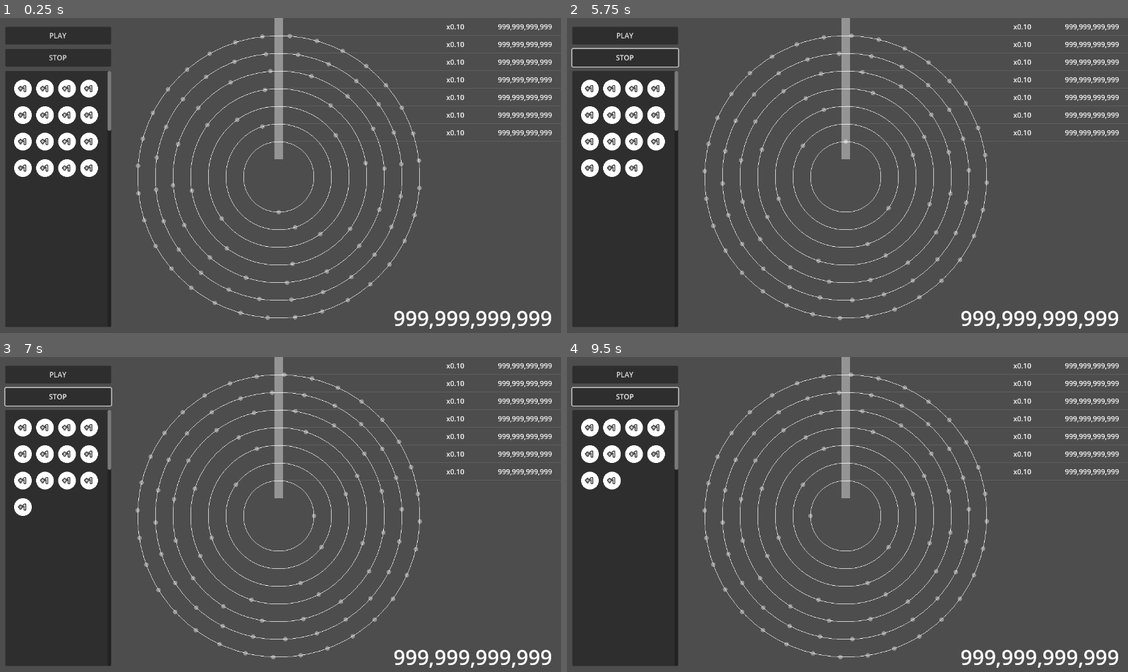
Above: before the commit, frames 1-4 (two rows, left to right).
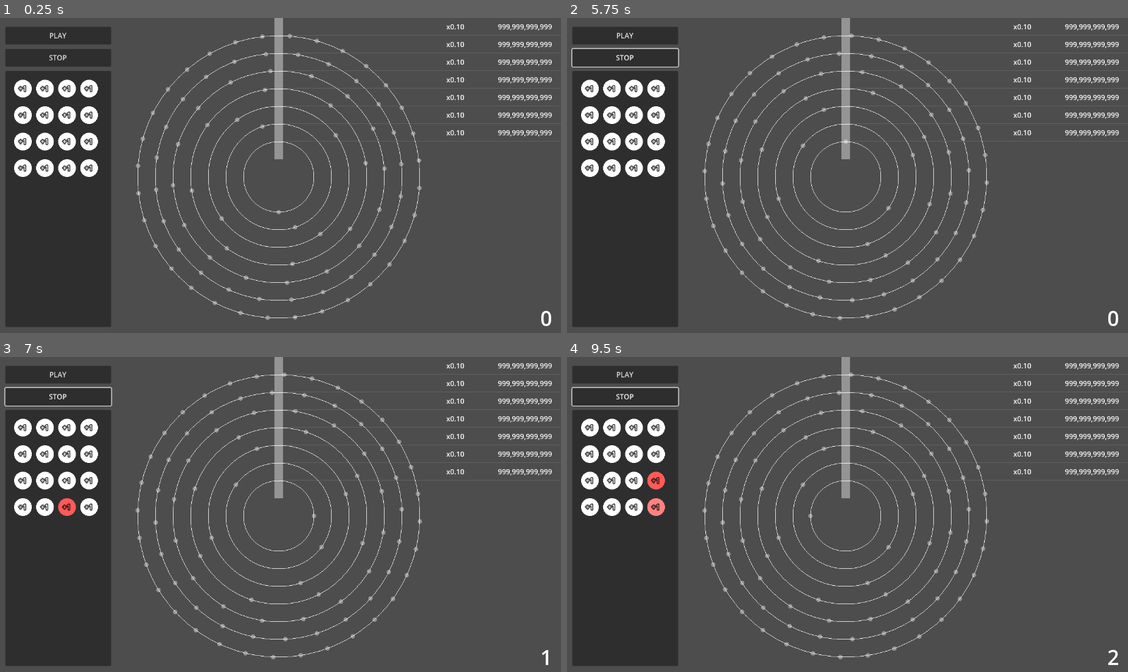
Above: after the commit, the same moments.

Repository: kamikoloss/syzygy
Game: Godot game, scene res://scenes/main.tscn
Same seed, same stepped clock (60 frames per second), same inputs: the game is played once before the commit and once after it.
Inputs (mouse positions are in pixels of both pictures, inside the frame that each line leads up to):
- Up to frame 1 (0.25 s): no input
- Up to frame 2 (5.75 s): click "STOP" at 0.5 s; click "PLAY" at 1.25 s; click "PLAY" at 2 s; click "STOP" at 2.75 s; click "PLAY" at 3.5 s; click "STOP" at 4.25 s; drag from (589, 87) to (881, 175) at 5.02 s
- Up to frame 3 (7 s): drag from (22, 426) to (280, 479) at 5.77 s; move the mouse to (22, 426) at 6.52 s; click (22, 426) at 6.67 s
- Up to frame 4 (9.5 s): drag from (589, 426) to (830, 564) at 7.27 s; drag from (589, 426) to (802, 546) at 8.02 s; drag from (589, 426) to (897, 514) at 8.77 s

The runs differ from the first frame. In frame 1, 0.8% of the frame differs, in the area x 19-99%, y 16-99%; in frame 2, 0.9%; in frame 3, 1.2%; in frame 4, 1.6%, in the area x 2-99%, y 16-99%.
Error before the commit: Parse Error: Identifier "chip_storage" not declared in the current scope. (res://scenes/main.gd:29)

Commit message:
add play and stop to Main (yet empty)

Diff:
--- a/scenes/main.gd
+++ b/scenes/main.gd
@@ -1,9 +1,12 @@
 extends Control
+
+const PLAY_STOP_DURATION = 0.2
 
 @export var button_play: Button
 @export var button_stop: Button
 
-@export var grid_container: GridContainer
+@export var objects: Control
+@export var chip_storage: GridContainer
 @export var label_score_total: Label
 
 
@@ -16,6 +19,9 @@
 func _ready() -> void:
     GlobalSignal.chip_entered_chip_sensor.connect(_on_chip_entered_chip_sensor)
     GlobalSignal.chip_fallen.connect(_on_chip_fallen)
+    button_play.pressed.connect(_on_button_play_pressed)
+    button_stop.pressed.connect(_on_button_stop_pressed)
+
     score = 0
 
 
@@ -27,3 +33,11 @@
 func _on_chip_fallen(chip: Chip) -> void:
     # ストレージの Chip を元に戻す
     chip_storage.add_child(chip.duplicate())
+
+
+func _on_button_play_pressed() -> void:
+    print("[Main] play.")
+
+
+func _on_button_stop_pressed() -> void:
+    print("[Main] stop.")
--- a/scenes/main.tscn
+++ b/scenes/main.tscn
@@ -5,13 +5,14 @@
 [ext_resource type="PackedScene" uid="uid://bk5qrvbech16c" path="res://scenes/chip_sensor.tscn" id="3_sugp2"]
 [ext_resource type="PackedScene" uid="uid://b185sasx51q0n" path="res://scenes/chip.tscn" id="4_jyhfs"]
 
-[node name="Main" type="Control" node_paths=PackedStringArray("button_play", "button_stop", "grid_container", "label_score_total")]
+[node name="Main" type="Control" node_paths=PackedStringArray("button_play", "button_stop", "objects", "chip_storage", "label_score_total")]
 layout_mode = 3
 anchors_preset = 0
 script = ExtResource("1_ig7tw")
 button_play = NodePath("UI/MarginContainerLeft/VBoxContainer/ButtonPlay")
 button_stop = NodePath("UI/MarginContainerLeft/VBoxContainer/ButtonStop")
-grid_container = NodePath("UI/MarginContainerLeft/VBoxContainer/Panel/ScrollContainer/MarginContainer/GridContainer")
+objects = NodePath("Objects")
+chip_storage = NodePath("UI/MarginContainerLeft/VBoxContainer/Panel/ScrollContainer/MarginContainer/GridContainer")
 label_score_total = NodePath("UI/LabelScoreTotal")
 
 [node name="Objects" type="Control" parent="."]
@@ -108,11 +109,13 @@
 theme_override_constants/separation = 10
 
 [node name="ButtonPlay" type="Button" parent="UI/MarginContainerLeft/VBoxContainer"]
+process_mode = 3
 custom_minimum_size = Vector2(0, 40)
 layout_mode = 2
 text = "PLAY"
 
 [node name="ButtonStop" type="Button" parent="UI/MarginContainerLeft/VBoxContainer"]
+process_mode = 3
 custom_minimum_size = Vector2(0, 40)
 layout_mode = 2
 text = "STOP"
@@ -139,7 +142,6 @@
 theme_override_constants/margin_bottom = 20
 
 [node name="GridContainer" type="GridContainer" parent="UI/MarginContainerLeft/VBoxContainer/Panel/ScrollContainer/MarginContainer"]
-custom_minimum_size = Vector2(0, 2560)
 layout_mode = 2
 size_flags_horizontal = 3
 theme_override_constants/h_separation = 10
